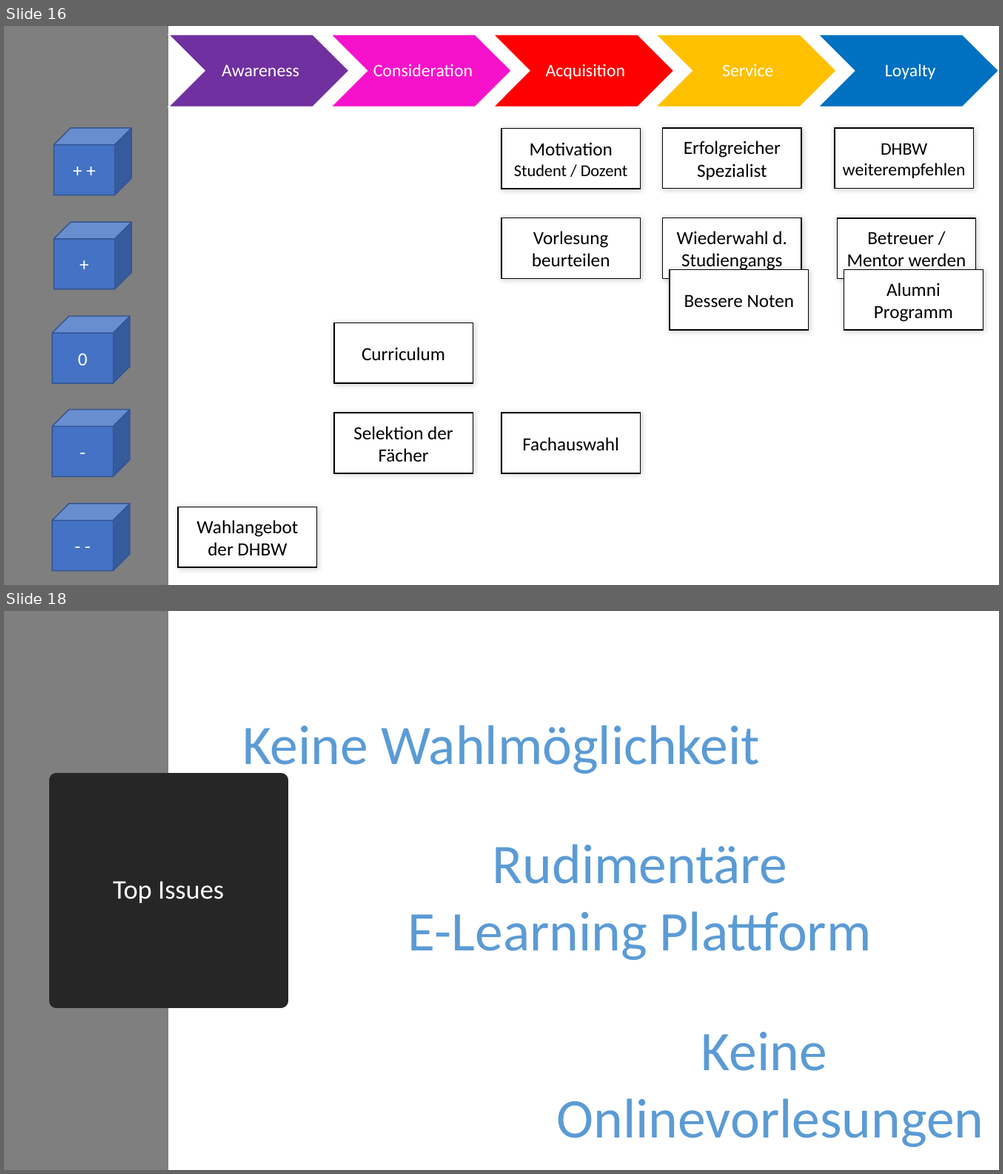
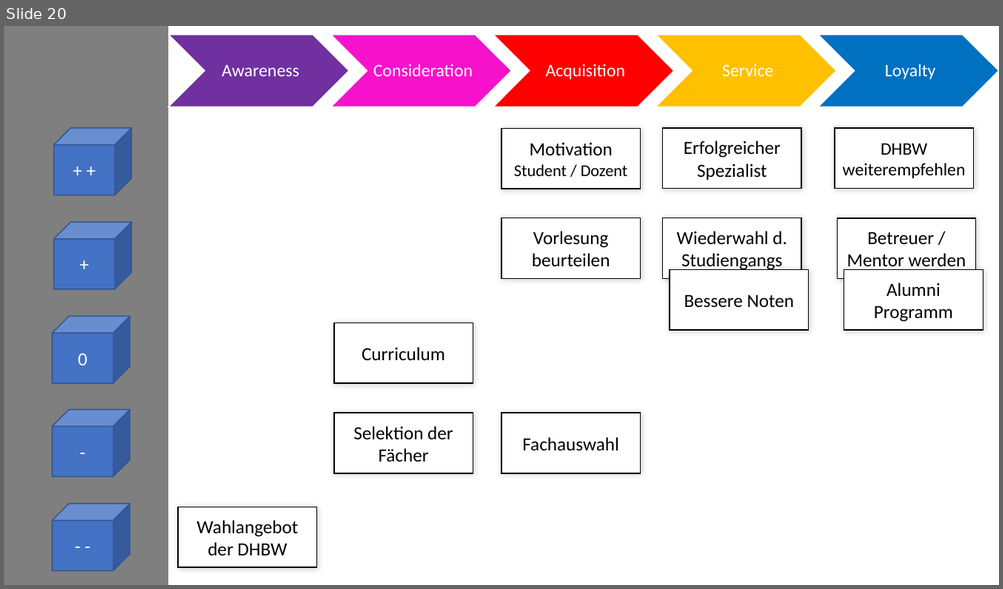
Before and after one commit to KanBen86/personalisierte-Studiengangsgestaltung, a slide deck: Präsentationen/Präsentation 1.pptx. Shown one above the other, each under a label of ours: slides 16 and 18 before the commit, slide 20 after it; the slides between them are not shown. The pictures are 1003x1174 and 1003x589 pixels, drawn with LibreOffice and Linux fonts; fonts in the diff are those of the drawing. Boxes give left, top, right and bottom in pixels: in the first picture for what was removed or moved away, otherwise in the second. Text is boxed around its words. In the diff, an @@ line names an element or a change of style, - is before the commit and + after.

```diff
--- a/Präsentationen/Präsentation 1.pptx
+++ b/Präsentationen/Präsentation 1.pptx
@@ slide 18 removed at box(4, 611, 999, 1170), background #FFFFFF @@
@@ rectangle removed at box(4, 611, 168, 1170) @@
@@ text removed at box(242, 725, 760, 777) @@
-Keine Wahlmöglichkeit
@@ title removed at box(57, 780, 281, 1001) @@
-Top Issues
@@ text removed at box(408, 844, 871, 960) @@
-Rudimentäre
-E-Learning Plattform
@@ text removed at box(557, 1032, 984, 1147) @@
-Keine
-Onlinevorlesungen
@@ what was slide 16 is now slide 20 @@
```
Also in this commit, not shown: 1 slide changed, 6 slides added, 1 other slide removed.
